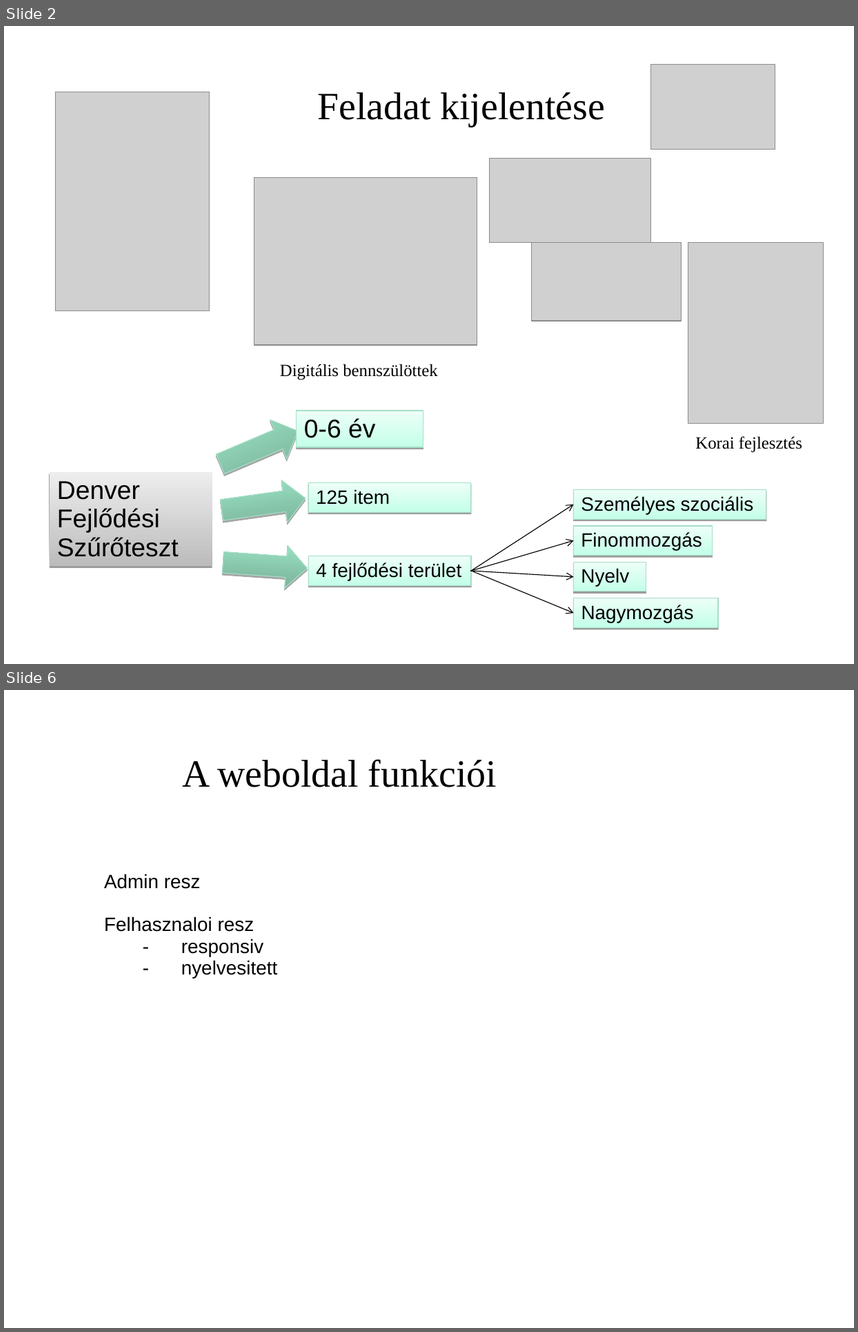
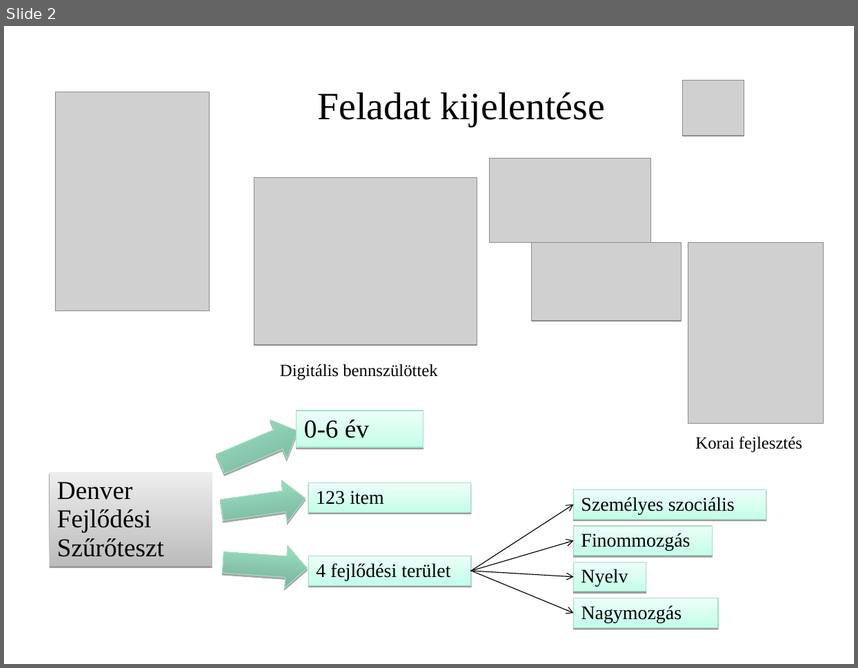
Before and after one commit to necrology27/babybook, a slide deck: prezentation/1. LeadingSoft_projekt.ppt. Shown one above the other, each under a label of ours: slides 2 and 6 before the commit, slide 2 after it; the slides between them are not shown. The pictures are 858x1332 and 858x668 pixels, drawn with LibreOffice and Linux fonts; fonts in the diff are those of the drawing; grey boxes stand for pictures; background and template pictures are left out. Boxes give left, top, right and bottom in pixels: in the first picture for what was removed or moved away, otherwise in the second. Text is boxed around its words. In the diff, an @@ line names an element or a change of style, - is before the commit and + after.

```diff
--- a/prezentation/1. LeadingSoft_projekt.ppt
+++ b/prezentation/1. LeadingSoft_projekt.ppt
@@ slide 6 removed at bbox=[4, 690, 854, 1328], background picture (left out) @@
@@ text removed at bbox=[182, 759, 497, 787] @@
-A weboldal funkciói
@@ text removed at bbox=[104, 874, 278, 978] @@
-Admin resz
-Felhasznaloi resz
-- responsiv
-- nyelvesitett
@@ slide 2 changed as well @@
@@ picture: place and size @@
-picture at bbox=[651, 65, 775, 150]
+picture at bbox=[683, 80, 744, 136]
@@ text in rectangle at bbox=[316, 490, 384, 504]: text changed; font Arial to Times New Roman @@
-125 item
+123 item
@@ font Arial to Times New Roman in 7 elements at bbox=[50, 472, 212, 566], bbox=[297, 410, 423, 446], bbox=[309, 556, 471, 586], bbox=[574, 490, 767, 519], bbox=[574, 562, 646, 591], bbox=[574, 526, 713, 555], bbox=[574, 597, 719, 627] @@
```
Also in this commit, not shown: 3 other slides changed, 5 slides added, 5 other slides removed, 11 other files.
